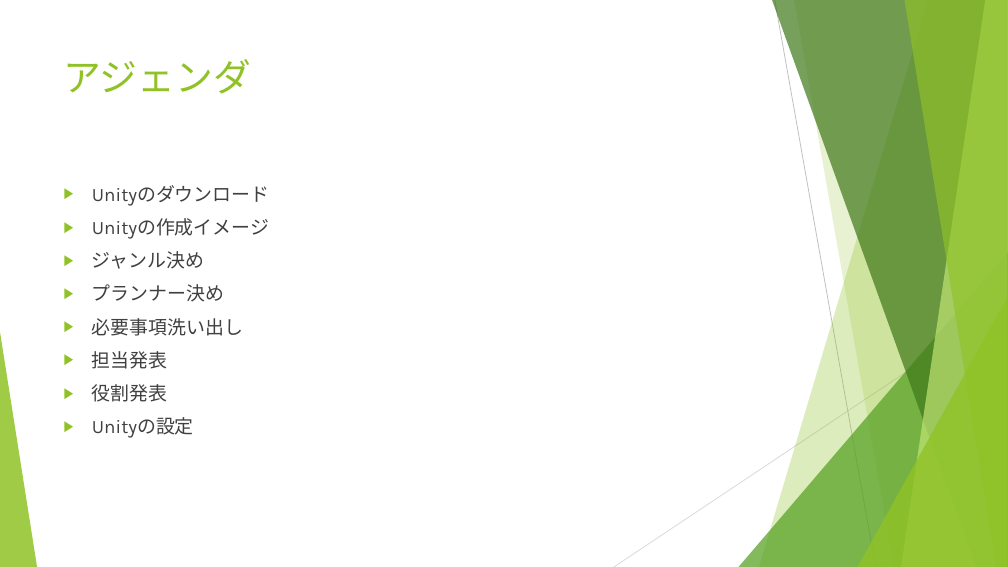
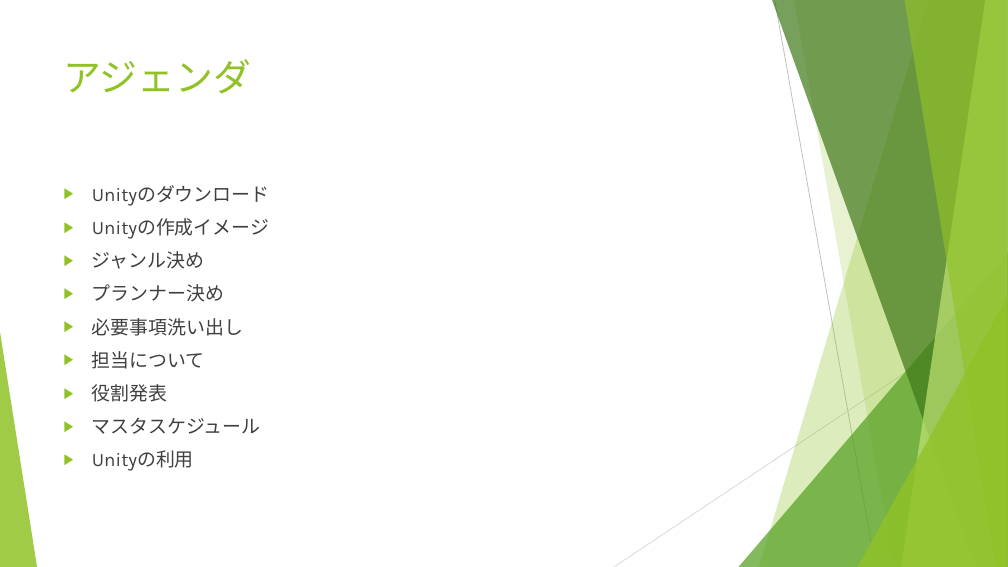
Before and after one commit to hirane/gameTraining, a slide deck: slide 3 of 99_研修資料/第一回/研修資料.pptx (slide 2 before the commit). Drawn at 1008x567 pixels with LibreOffice and Linux fonts; fonts in the diff are those of the drawing. Boxes give left, top, right and bottom in pixels: in the first picture for what was removed or moved away, otherwise in the second. Text is boxed around its words. In the diff, an @@ line names an element or a change of style, - is before the commit and + after.

```diff
--- a/99_研修資料/第一回/研修資料.pptx
+++ b/99_研修資料/第一回/研修資料.pptx
@@ text at (92, 351, 205, 369): text changed @@
-▶ 担当発表
+▶ 担当について
@@ text at (92, 418, 261, 471): text changed @@
-▶ Unityの設定
+▶ マスタスケジュール
+▶ Unityの利用
```
Also in this commit, not shown: 1 other slide changed, 7 slides added, 2 other files.
